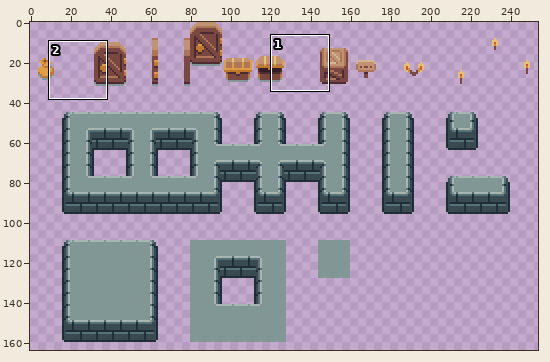
File history of a pixel-art file, design/tileset.aseprite. Above, an overview of the earlier version with the close-up marked.
Close-up. Old version:
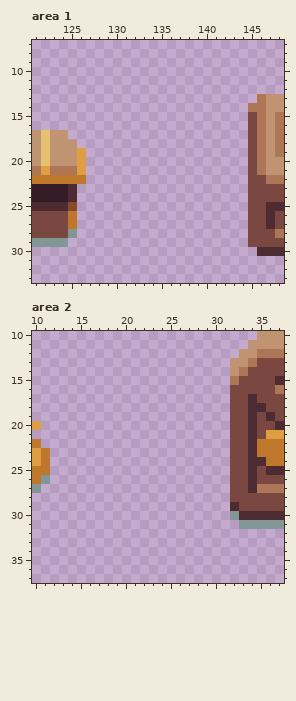
256x256 pixels, 1 frame. Shown: area 1: x 121..148, y 7..33; area 2: x 10..37, y 10..37. The wide view leaves out empty margins.
Now the later version:
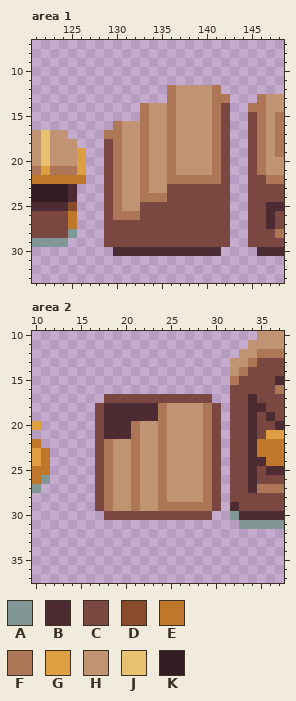
Palette (. is transparent): A #819796  B #4d2b32  C #7a4841  D #884b2b  E #be772b  F #ad7757  G #de9e41  H #c09473  J #e8c170  K #341c27
Edits made:
Changed rows in their new state; - is an unchanged pixel.
Area 1, layer "objects":
first column x 129:
12 -------FHHHHF-
13 -------FHHHHFF
14 ----FHHFHHHHFC
15 ----FHHFHHHHFC
16 -FHHFHHFHHHHFC
17 FFHHFHHFHHHHFC
18 CFHHFHHFHHHHFC
19 CFHHFHHFHHHHFC
20 CFHHFHHFHHHHFC
21 CFHHFHHFHHHHFC
22 CFHHFHHFFFFFFC
23 CFHHFHHCCCCCCC
24 CFHHFFFCCCCCCC
25 CFHHCCCCCCCCCC
26 CFFFCCCCCCCCCC
27 CCCCCCCCCCCCCC
28 CCCCCCCCCCCCCC
29 CCCCCCCCCCCCCC
30 -BBBBBBBBBBBB-
Area 2, layer "objects":
first column x 17:
17 -CCCCCCCCCCCC-
18 CBBBBBBFHHHHFC
19 CBBBBBBFHHHHFC
20 CBBBFHHFHHHHFC
21 CBBBFHHFHHHHFC
22 CFHHFHHFHHHHFC
23 CFHHFHHFHHHHFC
24 CFHHFHHFHHHHFC
25 CFHHFHHFHHHHFC
26 CFHHFHHFHHHHFC
27 CFHHFHHFHHHHFC
28 CFHHFHHFHHHHFC
29 CFHHFHHFFFFFFC
30 -CCCCCCCCCCCC-
Pixel boxes of the changes (left, top, right, bottom) in both close-ups:
added: (104, 85, 230, 256)
added: (95, 394, 221, 520)
